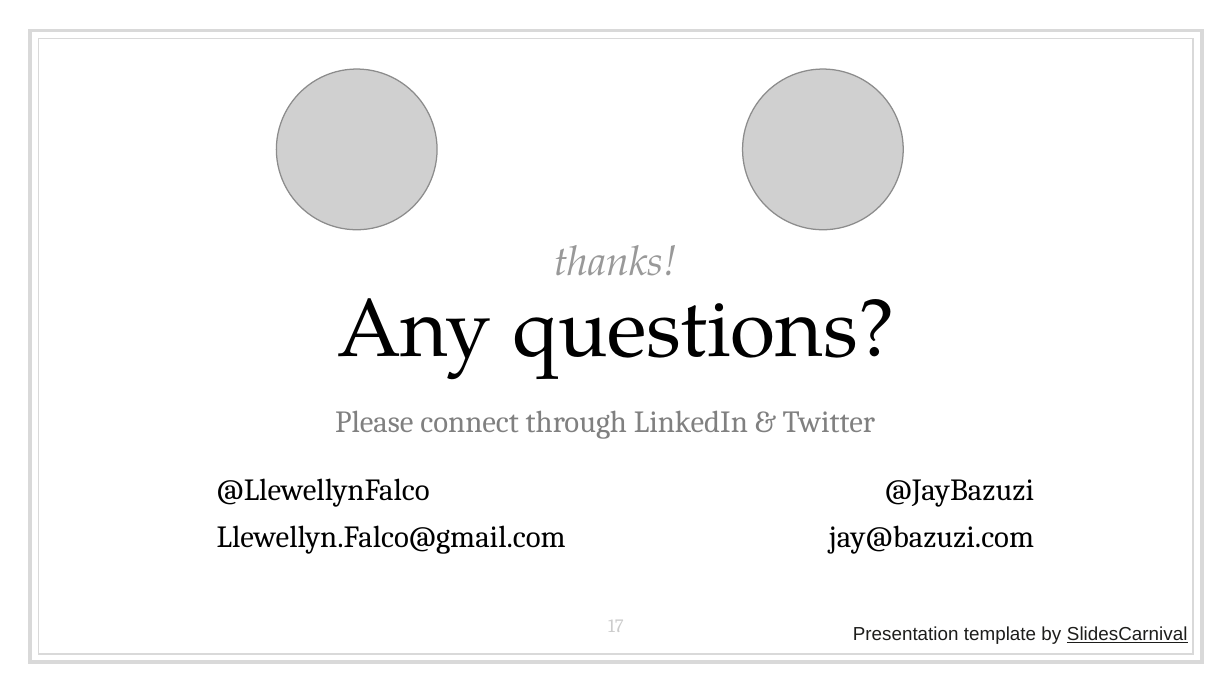
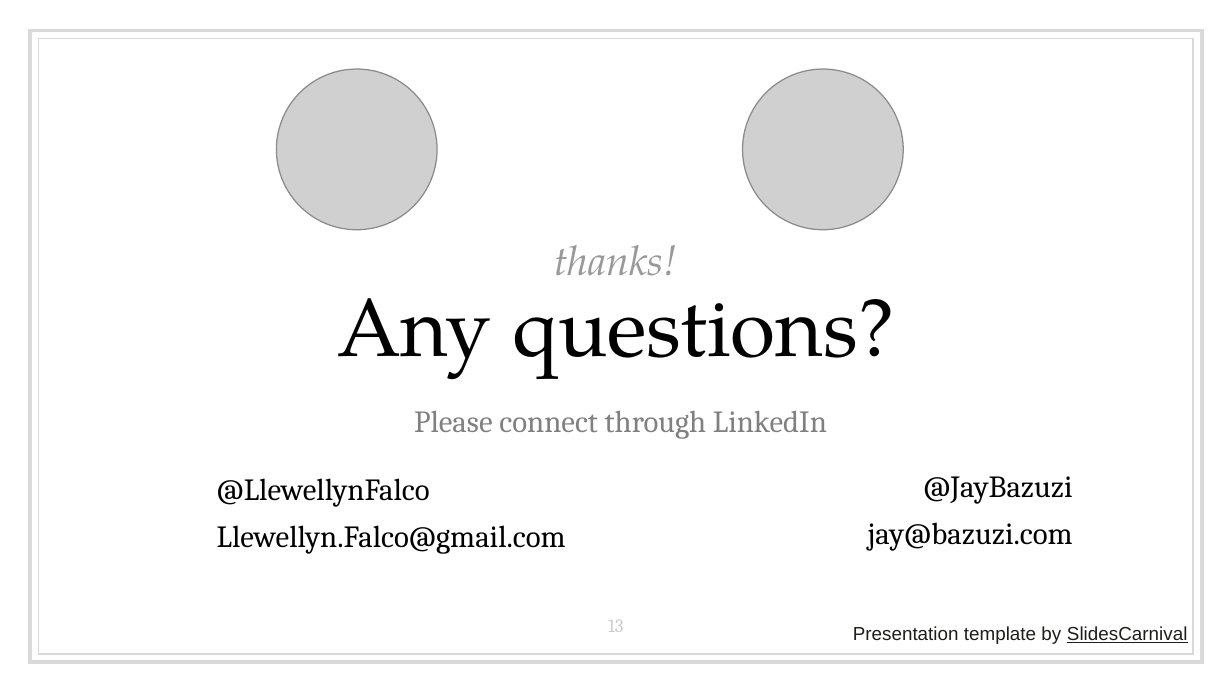
Before and after one commit to LearnWithLlew/RefactoringToCleanerCode.Slides, a slide deck: slide 13 of RefactoringToCleanerCode-In Person.pptx (slide 17 before the commit). Drawn at 1232x693 pixels with LibreOffice and Linux fonts; fonts in the diff are those of the drawing; grey boxes stand for pictures. Boxes give left, top, right and bottom in pixels: in the first picture for what was removed or moved away, otherwise in the second. Text is boxed around its words. In the diff, an @@ line names an element or a change of style, - is before the commit and + after.

```diff
--- a/RefactoringToCleanerCode-In Person.pptx
+++ b/RefactoringToCleanerCode-In Person.pptx
@@ text at (414,410,827,439): text changed @@
-Please connect through LinkedIn & Twitter
+Please connect through LinkedIn
@@ text "@JayBazuzi": place and size @@
-text "@JayBazuzi" at (829,479,1034,554)
+text "@JayBazuzi" at (868,476,1073,551)
@@ page number at (608,620,623,632): text changed @@
-17
+13
```
Also in this commit, not shown: 1 other slide changed, 2 slides added, 6 slides removed.
